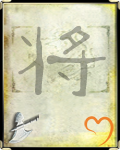
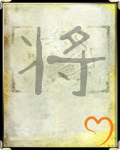
The second 120px x 150px image is a revision of the first. Changes to its layers:
removed layer "武器" (was 70%) over 7, 112, 39, 144
